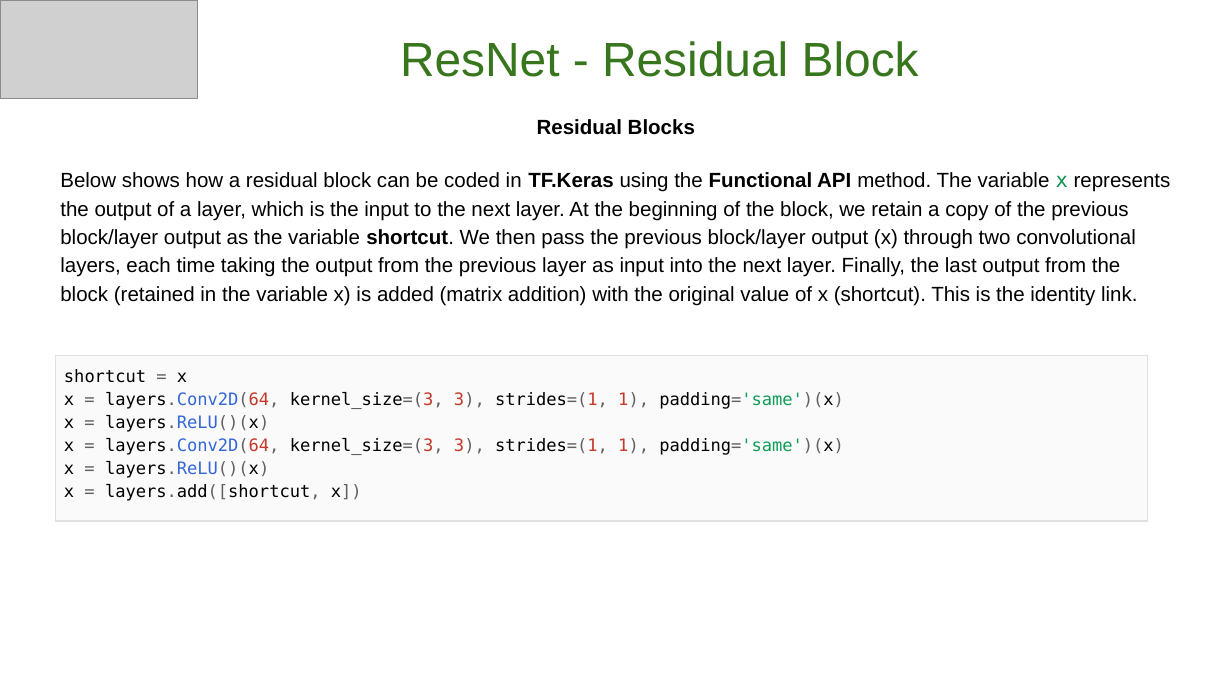
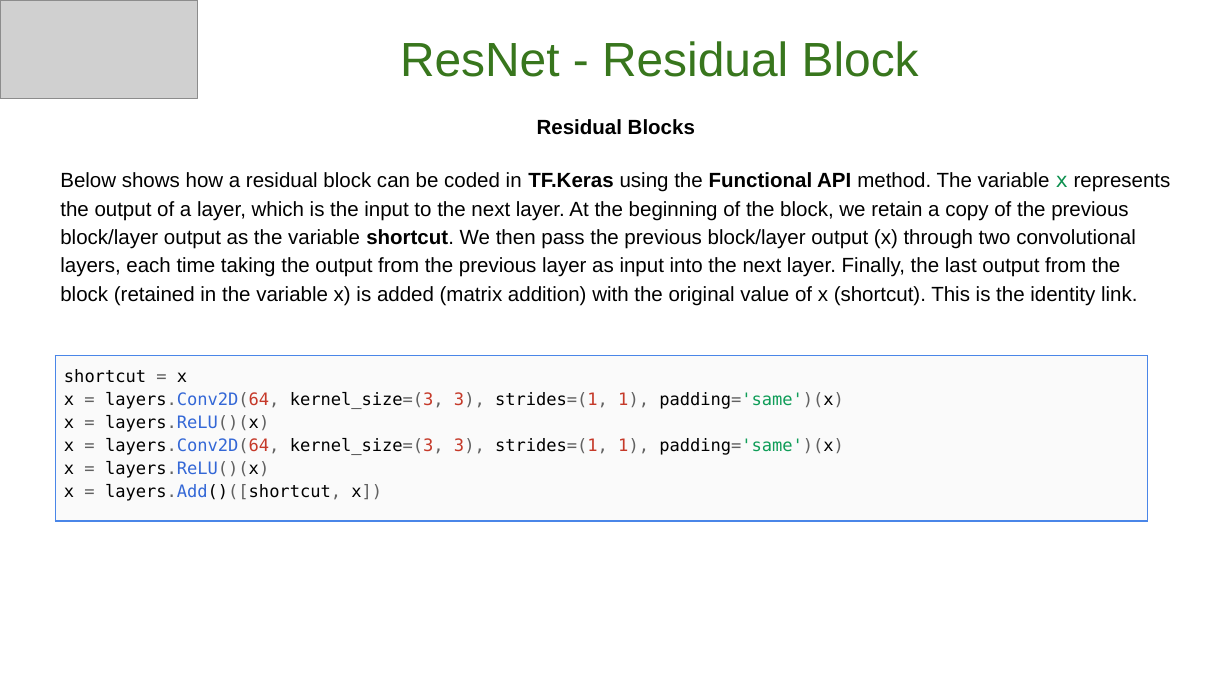
Before and after one commit to GoogleCloudPlatform/keras-idiomatic-programmer, a slide deck: slide 26 of books/deep-learning-design-patterns/Workshops/Novice/Deep Learning Design Patterns - Workshop - Chapter II.pptx. Drawn at 1232x693 pixels with LibreOffice and Linux fonts; fonts in the diff are those of the drawing; grey boxes stand for pictures. Boxes give left, top, right and bottom in pixels: in the first picture for what was removed or moved away, otherwise in the second. Text is boxed around its words. In the diff, an @@ line names an element or a change of style, - is before the commit and + after.

```diff
--- a/books/deep-learning-design-patterns/Workshops/Novice/Deep Learning Design Patterns - Workshop - Chapter II.pptx
+++ b/books/deep-learning-design-patterns/Workshops/Novice/Deep Learning Design Patterns - Workshop - Chapter II.pptx
@@ table at [55, 356, 1147, 693] @@
-row 1, column 1: shortcut = x / x = layers.Conv2D(64, kernel_size=(3, 3), strides=(1, 1), padding='same')(x) / x = layers.ReLU()(x) / x = layers.Conv2D(64, kernel_size=(3, 3), strides=(1, 1), padding='same')(x) / x = layers.ReLU()(x) / x = layers.add([shortcut, x])
+row 1, column 1: shortcut = x / x = layers.Conv2D(64, kernel_size=(3, 3), strides=(1, 1), padding='same')(x) / x = layers.ReLU()(x) / x = layers.Conv2D(64, kernel_size=(3, 3), strides=(1, 1), padding='same')(x) / x = layers.ReLU()(x) / x = layers.Add()([shortcut, x])
@@ borders changed @@
```
Also in this commit, not shown: 4 other slides changed.
